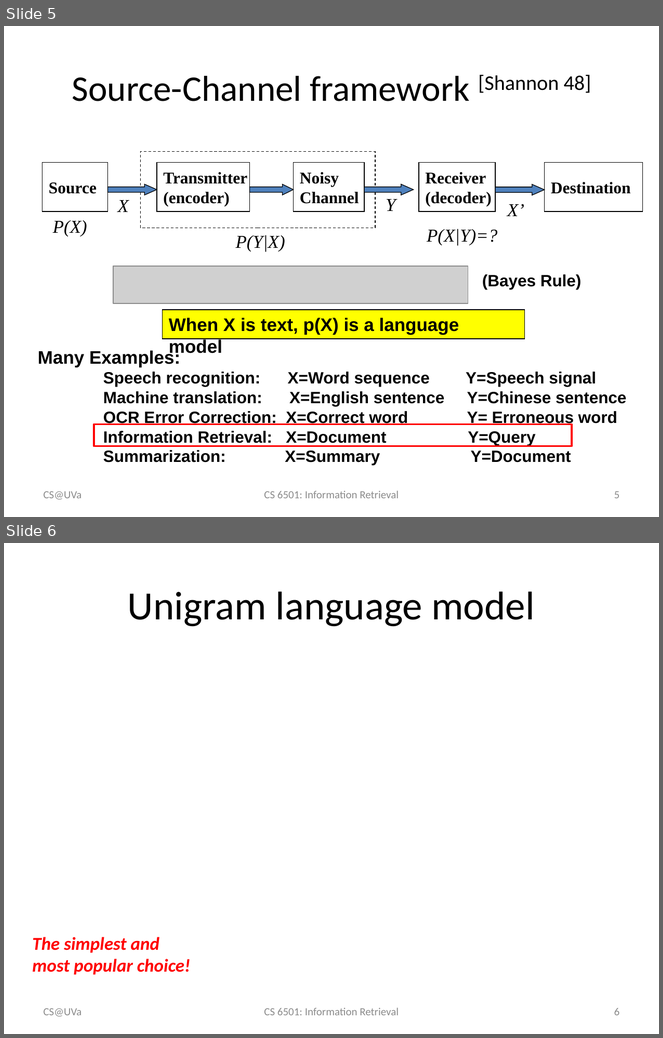
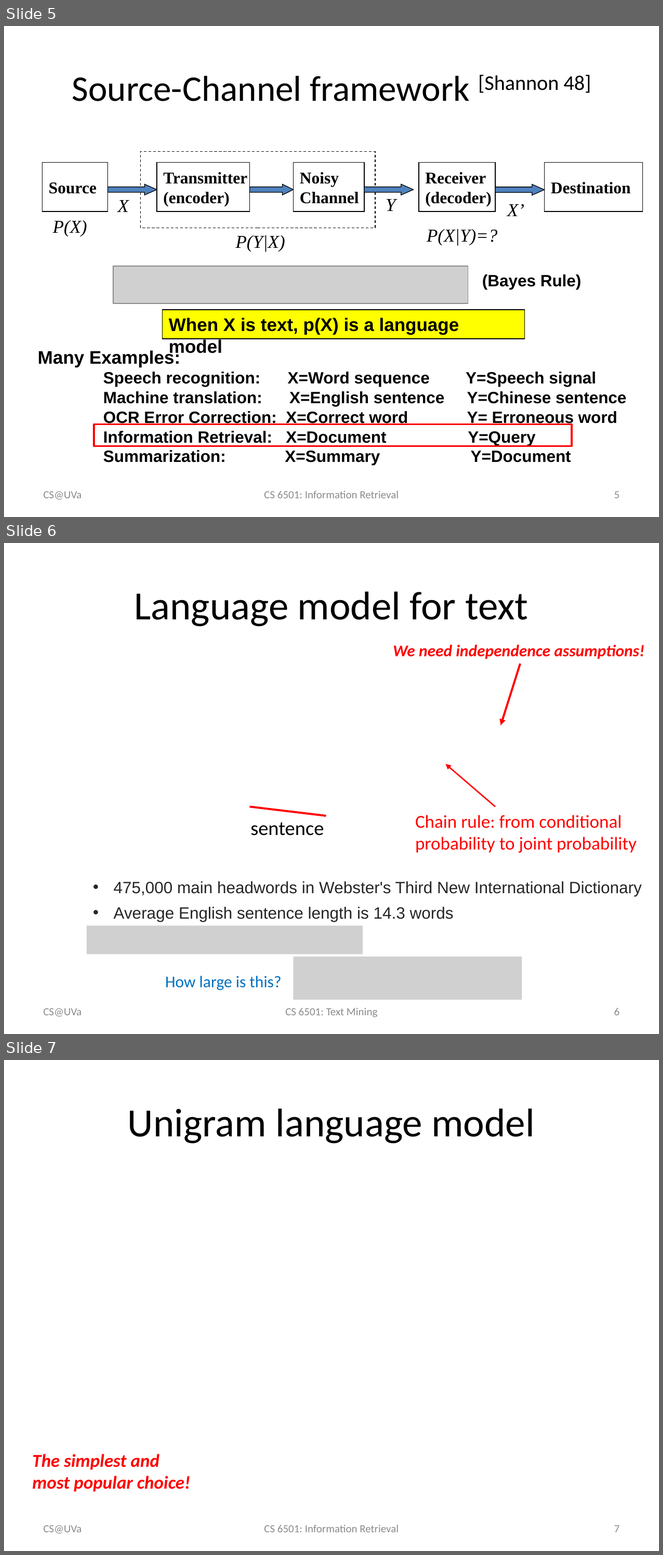
Before and after one commit to wang296/IR2015, a slide deck: docs/Language Models.pptx. Shown one above the other, each under a label of ours: slides 5 and 6 before the commit, slides 5, 6 and 7 after it. The pictures are 663x1038 and 663x1555 pixels, drawn with LibreOffice and Linux fonts; fonts in the diff are those of the drawing; grey boxes stand for pictures. Boxes give left, top, right and bottom in pixels: in the first picture for what was removed or moved away, otherwise in the second. Text is boxed around its words. In the diff, an @@ line names an element or a change of style, - is before the commit and + after.

Commit message:
language models

```diff
--- a/docs/Language Models.pptx
+++ b/docs/Language Models.pptx
@@ slide 6 added at [4, 543, 659, 1034], background #FFFFFF @@
@@ title added at [134, 591, 528, 627], 44 pt, text #000000 @@
+Language model for text
@@ text added at [393, 645, 645, 659], 18 pt, text #FF0000, bold, italic @@
+We need independence assumptions!
@@ arrow added from (520, 664) to (501, 725), #FF0000 2.25 pt @@
@@ arrow added from (495, 807) to (445, 765), #FF0000 1.5 pt @@
@@ line added from (249, 807) to (326, 816), #FF0000 2.25 pt @@
@@ text added at [250, 822, 324, 836], 22 pt, text #000000 @@
+sentence
@@ text added at [415, 815, 637, 853], 20 pt, text #FF0000 @@
+Chain rule: from conditional probability to joint probability
@@ text added at [114, 882, 642, 897], 18 pt, text #252525 @@
+• 475,000 main headwords in Webster's Third New International Dictionary
@@ text added at [114, 907, 454, 922], 18 pt, text #252525 @@
+• Average English sentence length is 14.3 words
@@ picture added at [87, 926, 363, 954] @@
@@ picture added at [294, 957, 522, 1000] @@
@@ text added at [165, 976, 281, 991], 18 pt, text #0070C0 @@
+How large is this?
@@ text added at [44, 1008, 82, 1017], 12 pt, text #8C8C8C @@
+CS@UVa
@@ text added at [285, 1008, 377, 1018], 12 pt, text #8C8C8C @@
+CS 6501: Text Mining
@@ page number added at [614, 1008, 620, 1016], 12 pt, text #8C8C8C @@
+6
@@ what was slide 6 is now slide 7 @@
@@ page number at [614, 1525, 620, 1533]: text changed @@
-6
+7
```
Also in this commit, not shown: 4 slides changed, 14 other slides added, 4 other files.
